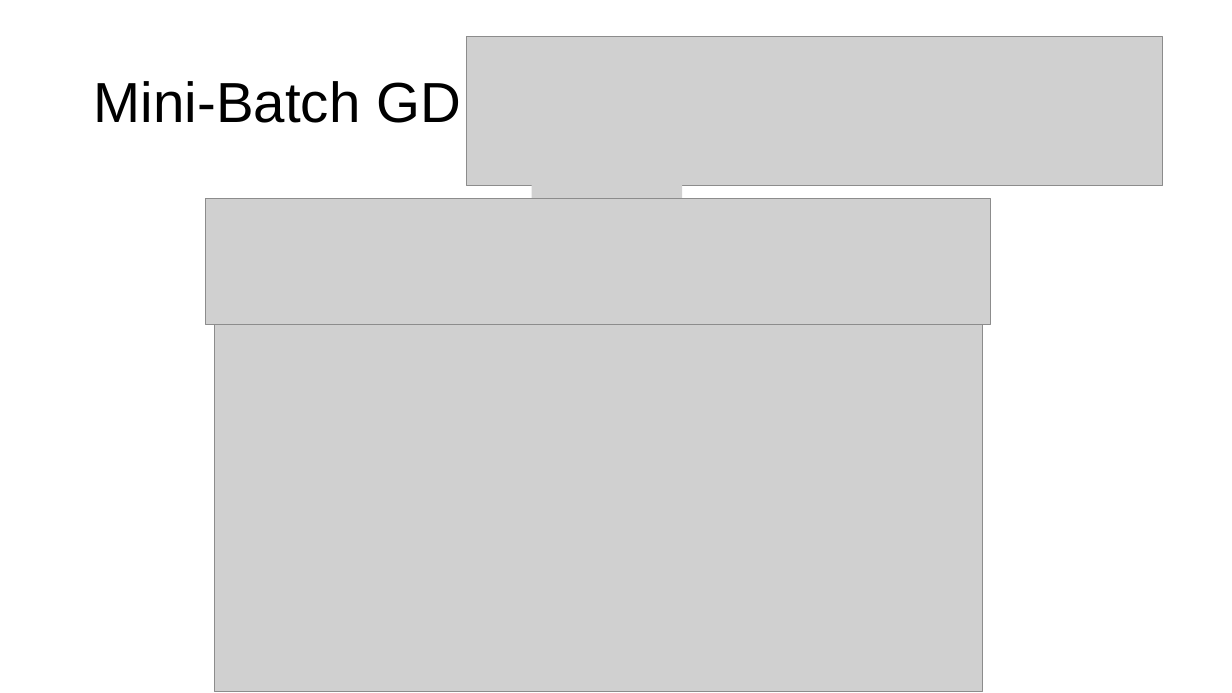
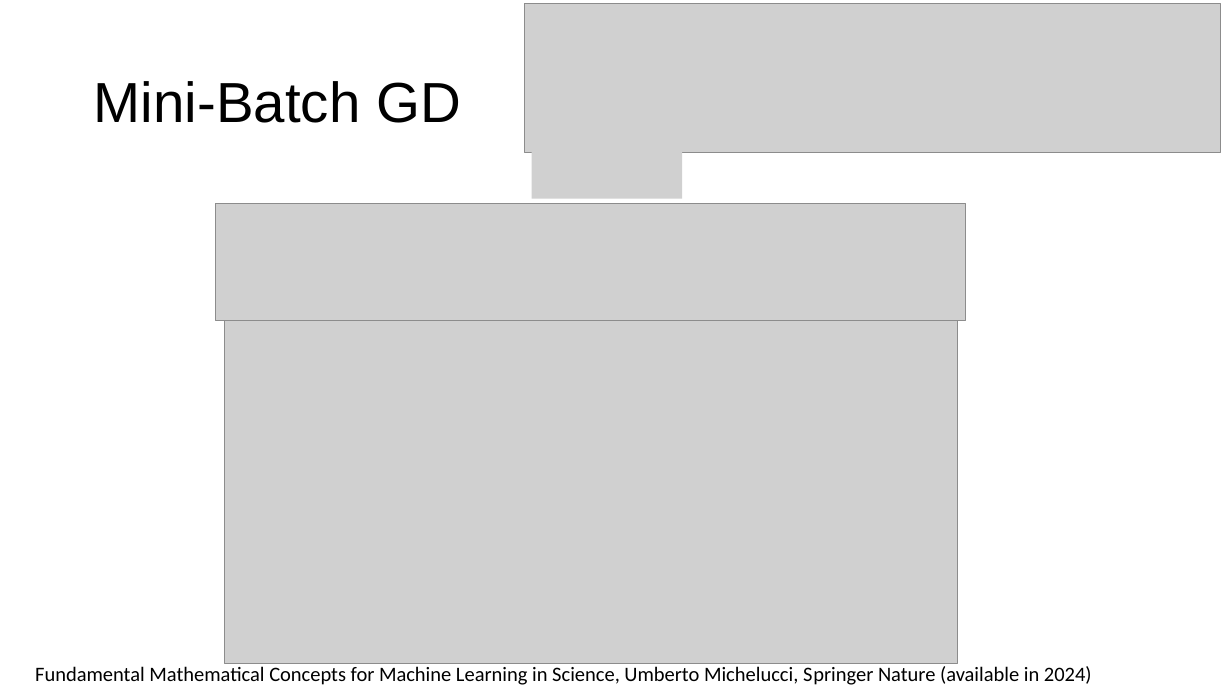
Before and after one commit to toelt-llc/MACHINE-LEARNING-SCHOOL-INAF, a slide deck: slide 29 of DAY1/02 - Calculus and Gradient Descent/Gradient Descent Part I.pptx (slide 26 before the commit). Drawn at 1232x693 pixels with LibreOffice and Linux fonts; fonts in the diff are those of the drawing; grey boxes stand for pictures. Boxes give left, top, right and bottom in pixels: in the first picture for what was removed or moved away, otherwise in the second. Text is boxed around its words. In the diff, an @@ line names an element or a change of style, - is before the commit and + after.

```diff
--- a/DAY1/02 - Calculus and Gradient Descent/Gradient Descent Part I.pptx
+++ b/DAY1/02 - Calculus and Gradient Descent/Gradient Descent Part I.pptx
@@ picture moved from (x1=467, y1=37, x2=1164, y2=186) to (x1=524, y1=4, x2=1221, y2=152) @@
@@ picture resized from (x1=205, y1=199, x2=991, y2=324) to (x1=216, y1=203, x2=966, y2=321) @@
@@ picture resized from (x1=214, y1=324, x2=982, y2=691) to (x1=225, y1=321, x2=958, y2=664) @@
@@ text added at (x1=35, y1=666, x2=1092, y2=685), 16 pt, text #000000 @@
+Fundamental Mathematical Concepts for Machine Learning in Science, Umberto Michelucci, Springer Nature (available in 2024)
```
Also in this commit, not shown: 8 other slides changed, 3 slides added, 4 other files.
